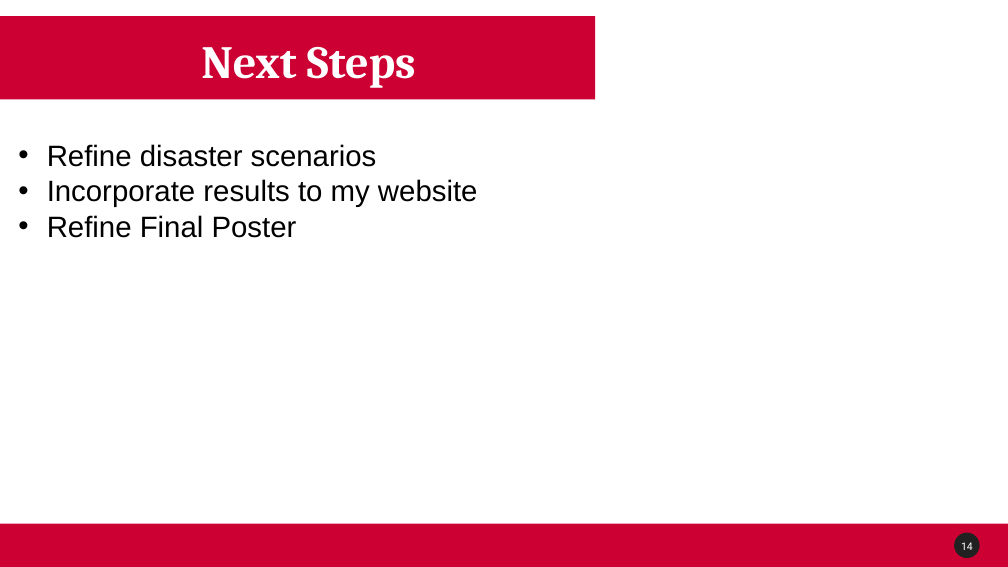
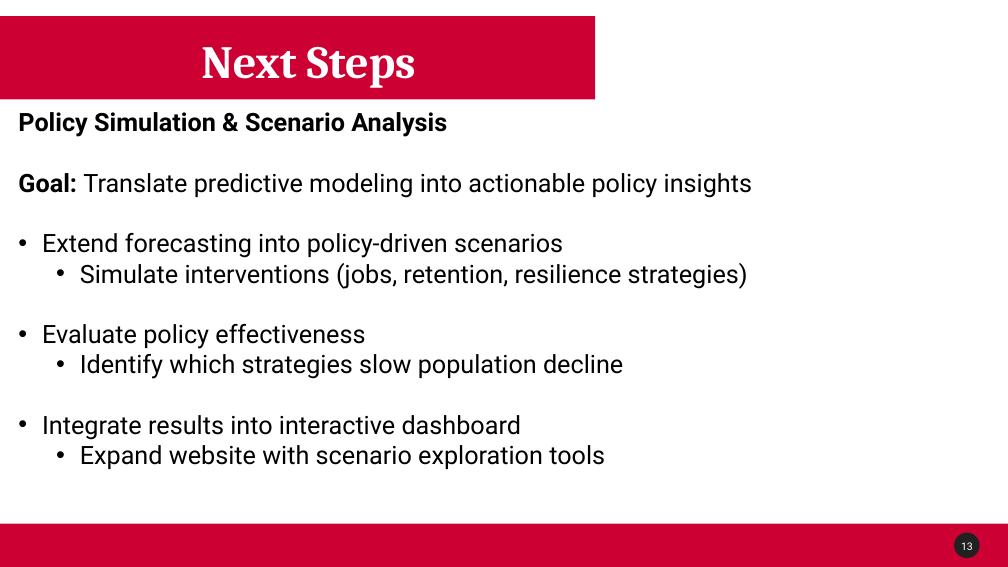
Before and after one commit to Venettov/CAPSTONE_DATA_SCIENCE_RIVERARUIZ, a slide deck: slide 14 of project_reports/Week11_Progress.pptx (slide 15 before the commit). Drawn at 1008x567 pixels with LibreOffice and Linux fonts; fonts in the diff are those of the drawing; background and template pictures are left out. Boxes give left, top, right and bottom in pixels: in the first picture for what was removed or moved away, otherwise in the second. Text is boxed around its words. In the diff, an @@ line names an element or a change of style, - is before the commit and + after.

Commit message:
Finalize Phase 4 policy analysis: add realistic policy-path charts with decline + uncertainty bands, implement robust regional handling with diagnostics fallback, include policy mechanism table, relative impact analysis, and polished conclusion markdown

```diff
--- a/project_reports/Week11_Progress.pptx
+++ b/project_reports/Week11_Progress.pptx
@@ text at [18, 112, 752, 469]: text changed; size 28 to 24 pt; font Arial to Roboto @@
-• Refine disaster scenarios
-• Incorporate results to my website
-• Refine Final Poster
+Policy Simulation & Scenario Analysis
+Goal: Translate predictive modeling into actionable policy insights
+• Extend forecasting into policy-driven scenarios
+  • Simulate interventions (jobs, retention, resilience strategies)
+• Evaluate policy effectiveness
+  • Identify which strategies slow population decline
+• Integrate results into interactive dashboard
+  • Expand website with scenario exploration tools
@@ page number at [961, 542, 973, 550]: text changed @@
-14
+13
```
Also in this commit, not shown: 9 other slides changed, 1 slide added, 3 slides removed, 3 other files.
